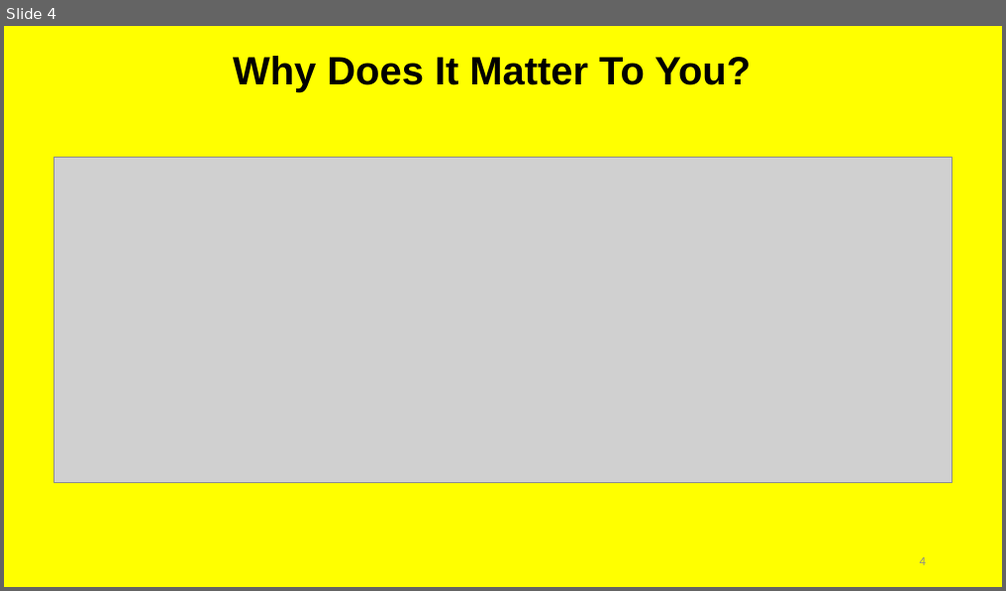
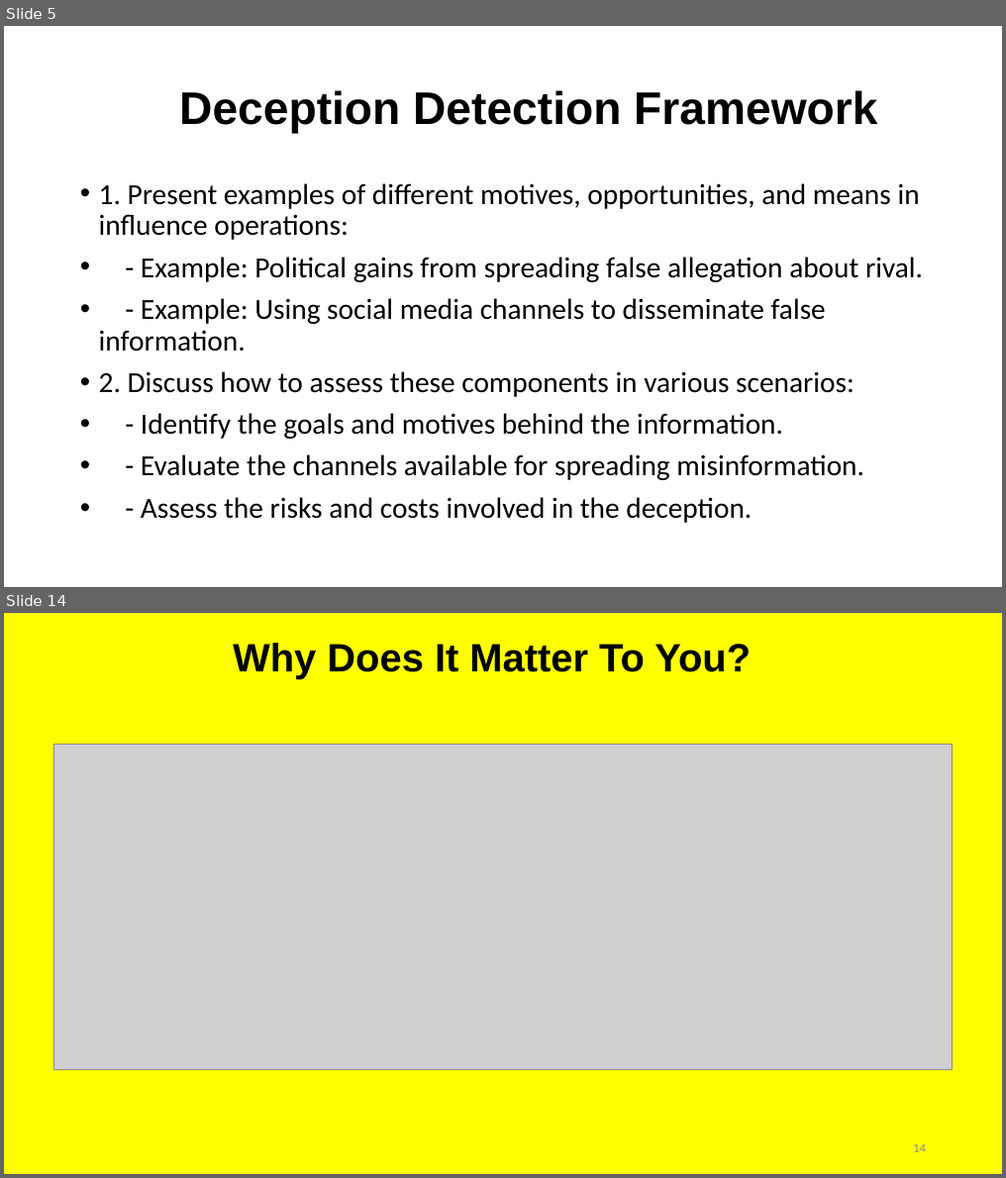
Before and after one commit to irregularchat/Counter_Malign_Information_Training, a slide deck: Counter_Malign_Information/4-Implement-For_Instructors/Lesson_Plans/Lesson_05-Identify_Malign_Information/Audio_Visual-Identify_Misinformation/Instructor-Lesson_Slide-Identify_Misinformation.pptx. Shown one above the other, each under a label of ours: slide 4 before the commit, slides 5 and 14 after it; the slides between them are not shown. The pictures are 1006x591 and 1006x1178 pixels, drawn with LibreOffice and Linux fonts; fonts in the diff are those of the drawing; grey boxes stand for pictures. Boxes give left, top, right and bottom in pixels: in the first picture for what was removed or moved away, otherwise in the second. Text is boxed around its words. In the diff, an @@ line names an element or a change of style, - is before the commit and + after.

```diff
--- a/Counter_Malign_Information/4-Implement-For_Instructors/Lesson_Plans/Lesson_05-Identify_Malign_Information/Audio_Visual-Identify_Misinformation/Instructor-Lesson_Slide-Identify_Misinformation.pptx
+++ b/Counter_Malign_Information/4-Implement-For_Instructors/Lesson_Plans/Lesson_05-Identify_Malign_Information/Audio_Visual-Identify_Misinformation/Instructor-Lesson_Slide-Identify_Misinformation.pptx
@@ slide 5 added at (x1=4, y1=26, x2=1002, y2=587), background #FFFFFF @@
@@ title added at (x1=179, y1=90, x2=877, y2=134), 44 pt, text #000000, bold @@
+Deception Detection Framework
@@ text added at (x1=99, y1=183, x2=923, y2=523), 28 pt, text #000000 @@
+• 1. Present examples of different motives, opportunities, and means in influence operations:
+• - Example: Political gains from spreading false allegation about rival.
+• - Example: Using social media channels to disseminate false information.
+• 2. Discuss how to assess these components in various scenarios:
+• - Identify the goals and motives behind the information.
+• - Evaluate the channels available for spreading misinformation.
+• - Assess the risks and costs involved in the deception.
@@ what was slide 4 is now slide 14 @@
@@ page number at (x1=913, y1=1145, x2=926, y2=1153): text changed @@
-4
+14
```
Also in this commit, not shown: 1 slide changed, 11 other slides added, 2 slides removed, 1 other file.
